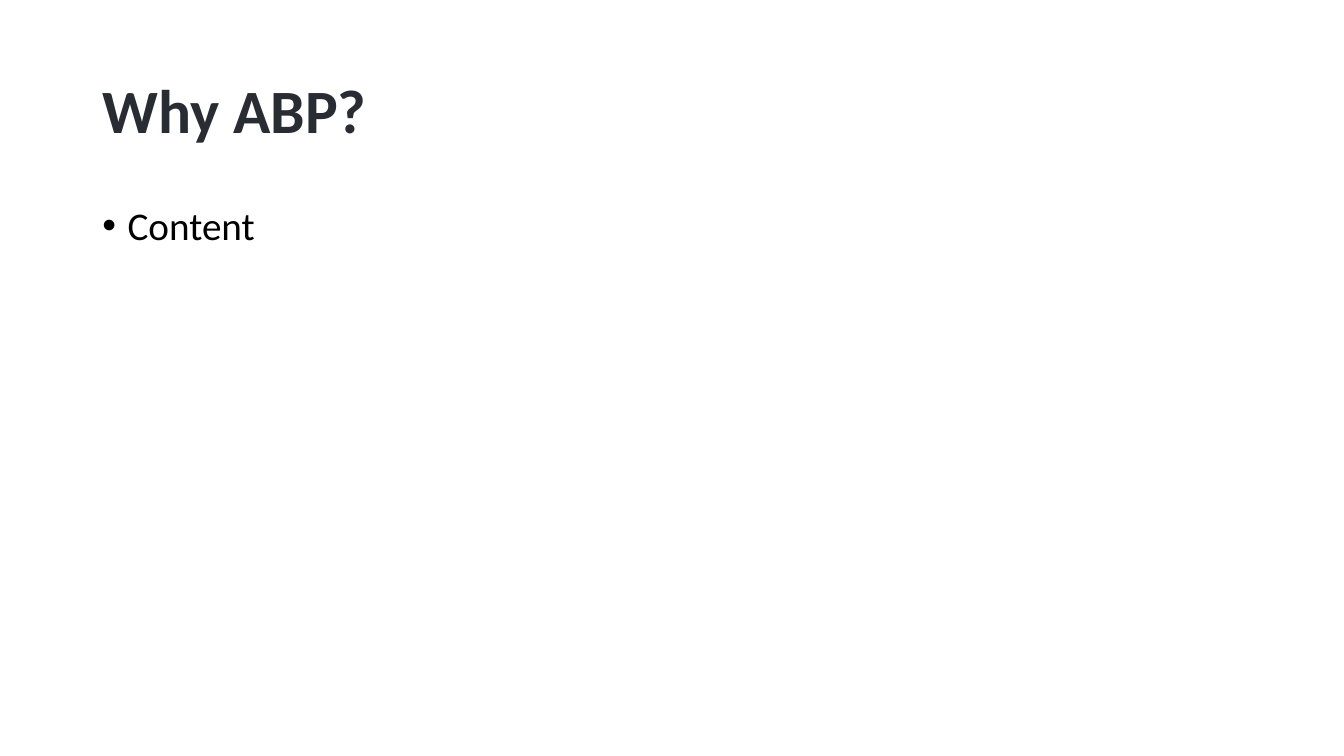
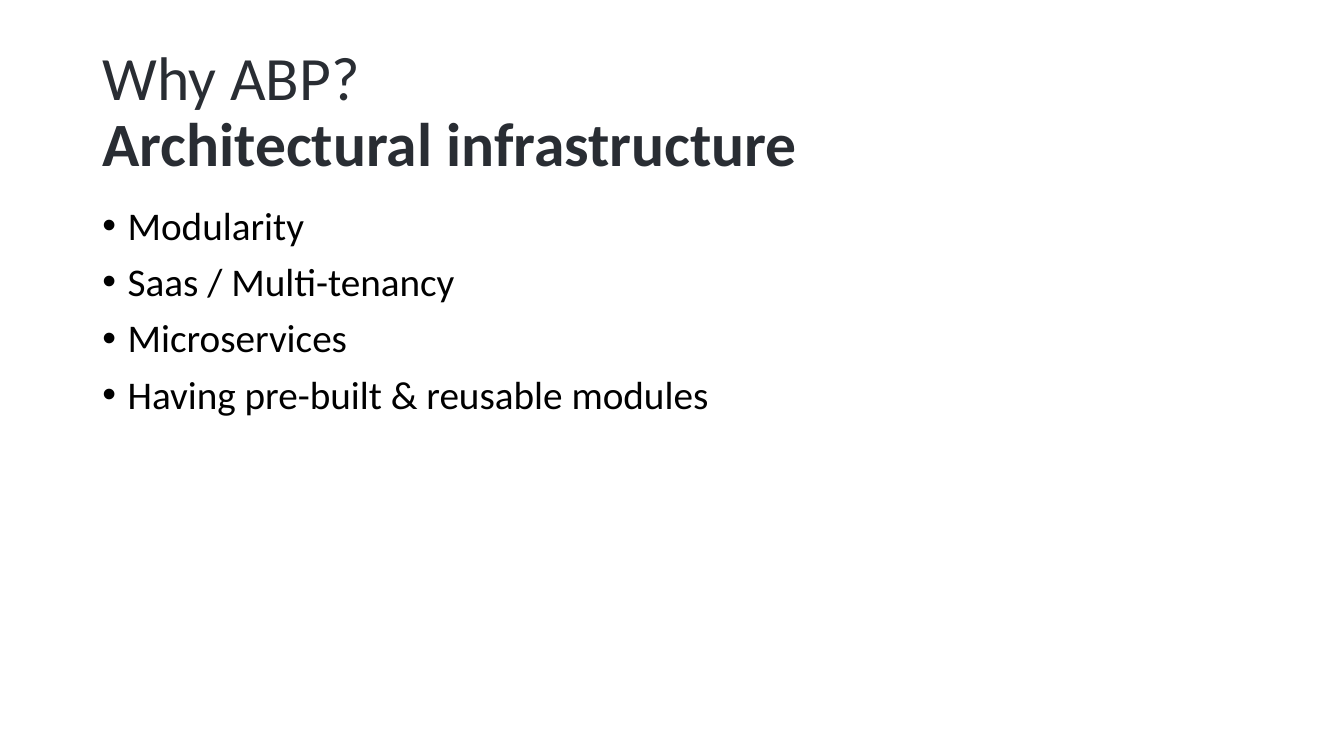
Before and after one commit to hikalkan/presentations, a slide deck: slide 11 of 2024-07-17 WeAreDevelopers Berlin/ABP.pptx (slide 7 before the commit). Drawn at 1344x756 pixels with LibreOffice and Linux fonts; fonts in the diff are those of the drawing; background and template pictures are left out. Boxes give left, top, right and bottom in pixels: in the first picture for what was removed or moved away, otherwise in the second. Text is boxed around its words. In the diff, an @@ line names an element or a change of style, - is before the commit and + after.

```diff
--- a/2024-07-17 WeAreDevelopers Berlin/ABP.pptx
+++ b/2024-07-17 WeAreDevelopers Berlin/ABP.pptx
@@ title at [102,57,797,167]: text changed @@
-Why ABP?
+Why ABP?
+Architectural infrastructure
@@ text at [128,212,709,416]: text changed @@
-• Content
+• Modularity
+• Saas / Multi-tenancy
+• Microservices
+• Having pre-built & reusable modules
```
Also in this commit, not shown: 1 other slide changed, 6 slides added, 1 slide removed.
